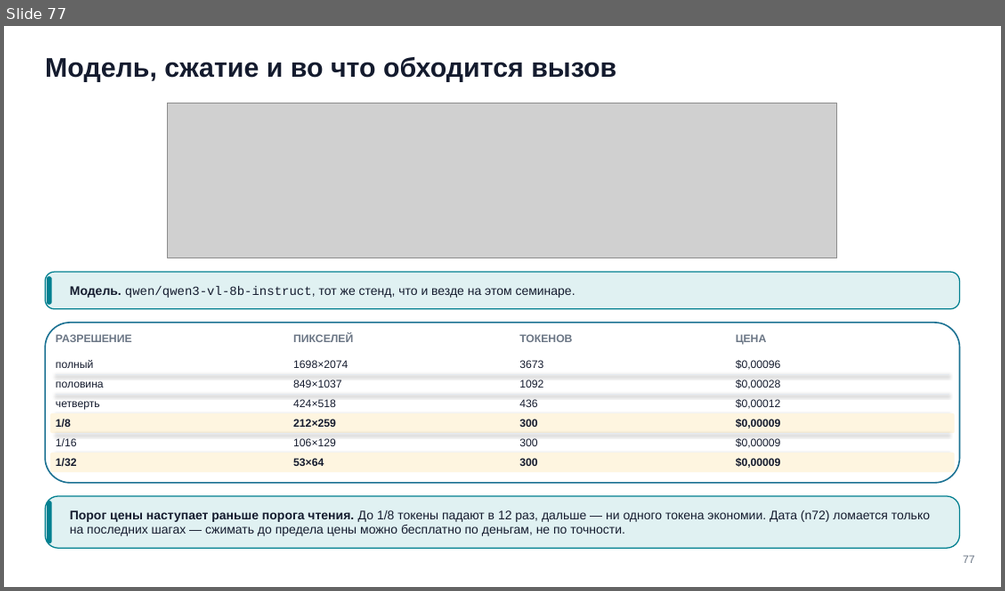
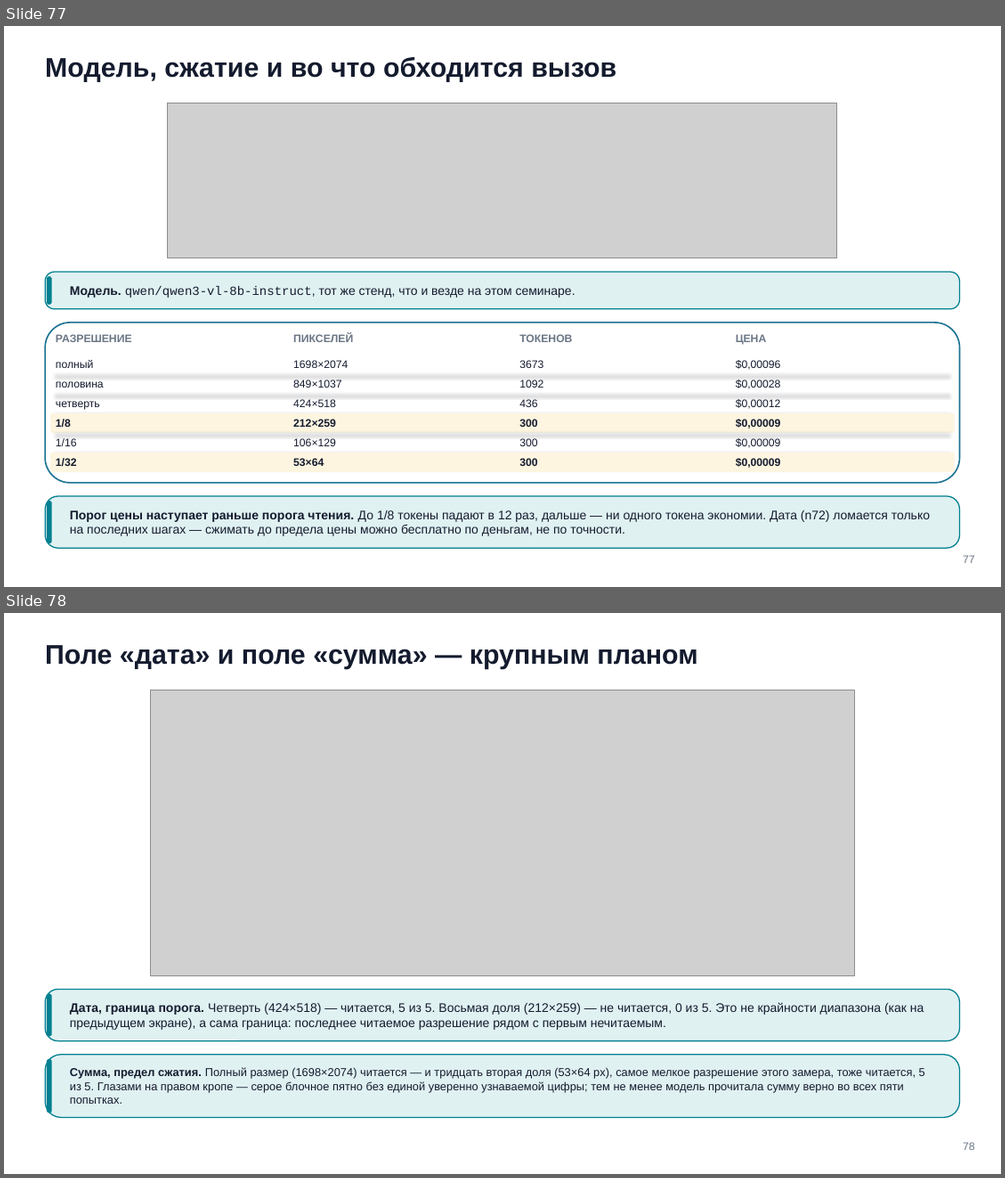
Before and after one commit to tellina-study/AI-usage-lessons, a slide deck: library/seminars/sem-09/rendered/sem-09.pptx. Shown one above the other, each under a label of ours: slide 77 before the commit, slides 77 and 78 after it. The pictures are 1005x591 and 1005x1178 pixels, drawn with LibreOffice and Linux fonts; fonts in the diff are those of the drawing; grey boxes stand for pictures. Boxes give left, top, right and bottom in pixels: in the first picture for what was removed or moved away, otherwise in the second. Text is boxed around its words. In the diff, an @@ line names an element or a change of style, - is before the commit and + after.

```diff
--- a/library/seminars/sem-09/rendered/sem-09.pptx
+++ b/library/seminars/sem-09/rendered/sem-09.pptx
@@ slide 78 added at (x1=4, y1=613, x2=1001, y2=1174), background #FFFFFF @@
@@ text added at (x1=45, y1=645, x2=697, y2=669), 26 pt, text #141B2E, bold @@
+Поле «дата» и поле «сумма» — крупным планом
@@ picture added at (x1=151, y1=690, x2=854, y2=976) @@
@@ rounded rectangle added at (x1=45, y1=989, x2=960, y2=1041), fill #E0F1F2, outline #028090 1.1 pt @@
@@ rounded rectangle added at (x1=47, y1=994, x2=52, y2=1037), fill #028090 @@
@@ text added at (x1=70, y1=1002, x2=924, y2=1030), 12 pt, text #141B2E @@
+Дата, граница порога. Четверть (424×518) — читается, 5 из 5. Восьмая доля (212×259) — не читается, 0 из 5. Это не крайности диапазона (как на предыдущем экране), а сама граница: последнее читаемое разрешение рядом с первым нечитаемым.
@@ rounded rectangle added at (x1=45, y1=1054, x2=960, y2=1117), fill #E0F1F2, outline #028090 1.1 pt @@
@@ rounded rectangle added at (x1=47, y1=1059, x2=52, y2=1112), fill #028090 @@
@@ text added at (x1=70, y1=1067, x2=925, y2=1103), 11 pt, text #141B2E @@
+Сумма, предел сжатия. Полный размер (1698×2074) читается — и тридцать вторая доля (53×64 px), самое мелкое разрешение этого замера, тоже читается, 5 из 5. Глазами на правом кропе — серое блочное пятно без единой уверенно узнаваемой цифры; тем не менее модель прочитала сумму верно во всех пяти попытках.
@@ text added at (x1=963, y1=1142, x2=975, y2=1150), 10.5 pt, text #6B7685 @@
+78
```
Also in this commit, not shown: 14 slides changed, 5 other slides added, 4 slides removed, 42 other files.
